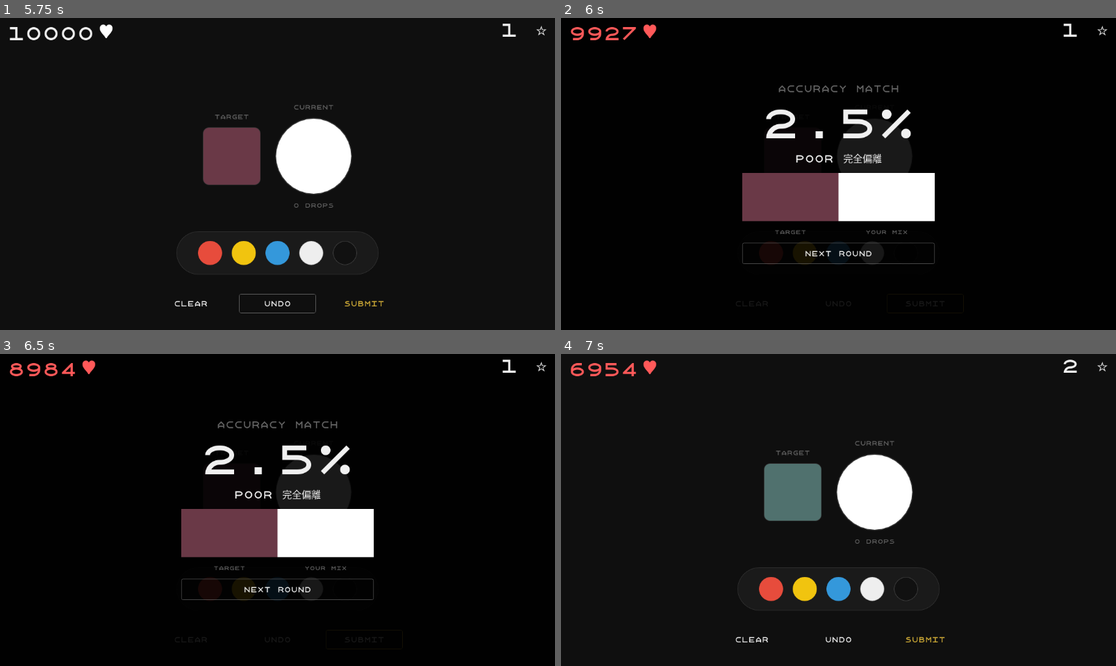
Above: before the commit, frames 1-4 (two rows, left to right).
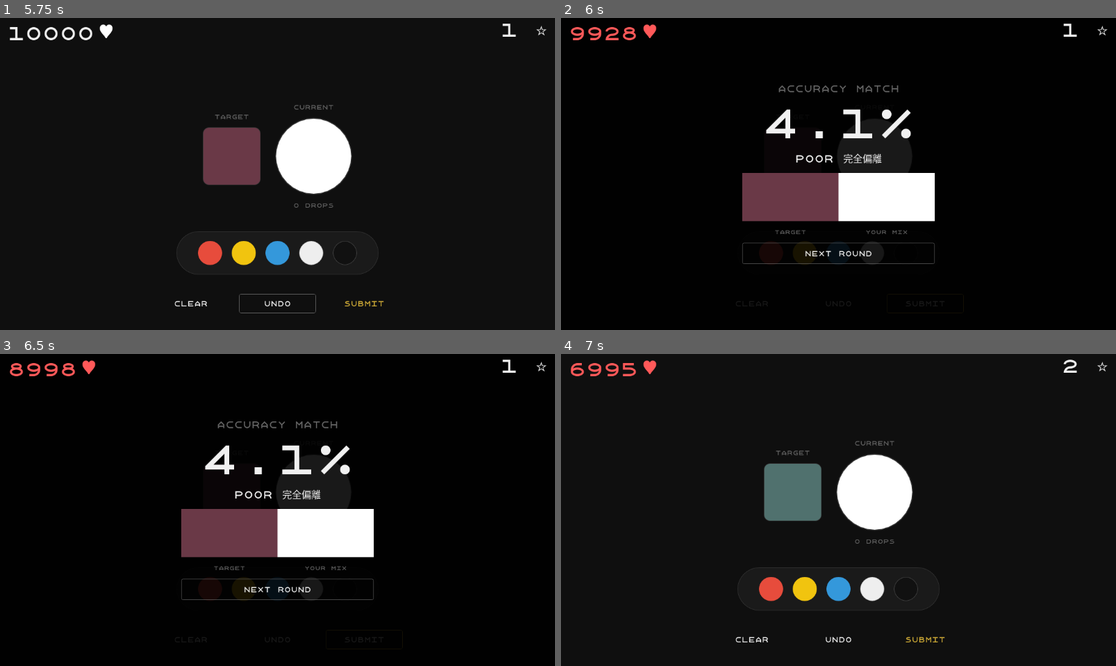
Above: after the commit, the same moments.

Repository: GINOBYGINO/coloma
Game: Godot game, scene res://scenes/Main.tscn
Two runs of this game, one before a commit and one after it. Both use one fixed random seed, a clock stepped at 60 frames per second and the inputs below.
Inputs (mouse positions are in pixels of both pictures, inside the frame that each line leads up to):
- Up to frame 1 (5.75 s): click (210, 252) at 0.5 s; click (244, 252) at 1.25 s; click (277, 252) at 2 s; click (310, 252) at 2.75 s; click (344, 252) at 3.5 s; click "Clear" at 4.25 s; click "Undo" at 5 s
- Up to frame 2 (6 s): click "Submit" at 5.75 s
- Up to frame 3 (6.5 s): no input
- Up to frame 4 (7 s): click "NEXT ROUND" at 6.5 s

Frame 1 is identical in both runs. In frame 2, 0.6% of the frame differs, in the area x 11-57%, y 2-39%; in frame 3, 0.6%, in the area x 8-57%, y 2-39%; in frame 4, 0.1%.

Commit message:
CIEDE2000

Diff:
--- a/script/Main.gd
+++ b/script/Main.gd
@@ -415,7 +415,7 @@
 ## 將 ΔE 映射到 0~100 的「基礎精準度」再扣 Undo
 func _accuracy_from_delta_e(de: float) -> float:
 	## 使用平滑曲線：ΔE 越小分數越高；係數可依手感微調
-	var base: float = clampf(100.0 * exp(-de / 20.0), 0.0, 100.0)
+	var base: float = clampf(100.0 * exp(-de / 23.0), 0.0, 100.0)
 	return base
 
 # endregion
